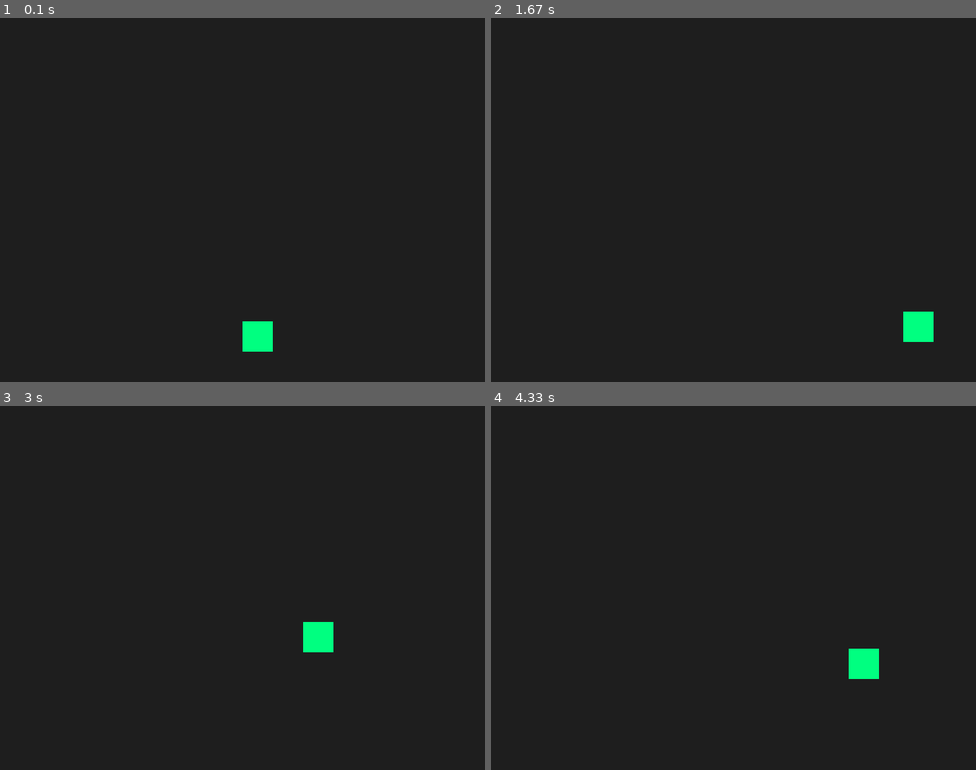
Above: before the commit, frames 1-4 (two rows, left to right).
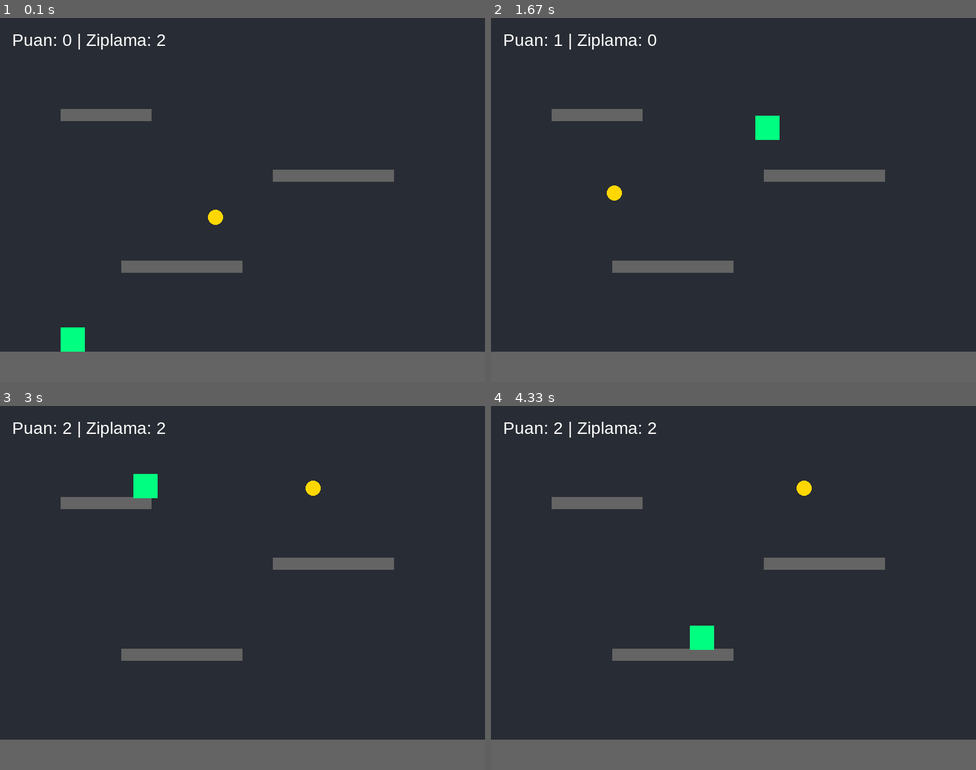
Above: after the commit, the same moments.

Repository: ikranarin/pygame_mini_game
Game: pygame game, started from PycharmProjects/Games/deneme1.py
Same seed, same stepped clock (60 frames per second), same inputs: the game is played once before the commit and once after it.
Inputs:
- Up to frame 1 (0.1 s): no input
- Up to frame 2 (1.67 s): tap Space at 0.33, 0.73, 1.03, 1.23, 1.53 s; hold Right 0.67-1.13 s; hold Right 1.17-1.63 s
- Up to frame 3 (3 s): hold Left 1.67-2.2 s; tap Space at 1.73, 2.03, 2.3, 2.6, 2.73 s; hold Left 2.23-2.63 s; hold Right from 2.67 s (still down)
- Up to frame 4 (4.33 s): tap Space at 3.03, 3.4, 3.7, 3.9, 4.2 s; release Right at 3.3 s; hold Left 3.33-3.8 s; hold Right 3.83-4.3 s

The runs differ from the first frame. In frame 1, 12% of the frame differs, in the area x 0-100%, y 4-100%; in frame 2, 12%; in frame 3, 12%; in frame 4, 12%.

Commit message:
feat: added double jumping and platforms

Diff:
--- a/PycharmProjects/Games/deneme1.py
+++ b/PycharmProjects/Games/deneme1.py
@@ -1,46 +1,87 @@
 import pygame
+import random
 
 pygame.init()
 ekran = pygame.display.set_mode((800, 600))
 saat = pygame.time.Clock()
+font = pygame.font.SysFont("Arial", 28)
 
-# Karakter ve Fizik Değişkenleri
-x, y = 400, 500  # Başlangıç konumu (Yerde)
-hiz_x = 5
-hiz_y = 0  # Dikey hız (başlangıçta 0)
-yercekimi = 0.8  # Her karede bizi aşağı çeken kuvvet
-ziplama_gucu = -16  # Yukarı doğru verilen ilk itme (Y ekseni yukarı (-) yönlüdür)
-yerde_mi = True
+# --- DEĞİŞKENLER ---
+x, y = 100, 500
+hiz_x, hiz_y = 6, 0
+yercekimi = 0.8
+ziplama_gucu = -14
+
+# ÇİFT ZIPLAMA İÇİN
+ziplama_hakki = 2
+tus_basili = False  # Sürekli zıplamayı önlemek için
+
+# PLATFORMLAR (Liste olarak tutuyoruz)
+# [x, y, genislik, yukseklik]
+platformlar = [
+    pygame.Rect(0, 550, 800, 50),  # Yer
+    pygame.Rect(200, 400, 200, 20),  # Havada 1
+    pygame.Rect(450, 250, 200, 20),  # Havada 2
+    pygame.Rect(100, 150, 150, 20)  # Havada 3
+]
+
+# ALTIN
+altin_rect = pygame.Rect(random.randint(100, 700), random.randint(100, 400), 25, 25)
+puan = 0
 
 calisiyor = True
 while calisiyor:
     for olay in pygame.event.get():
-        if olay.type == pygame.QUIT:
-            calisiyor = False
+        if olay.type == pygame.QUIT: calisiyor = False
 
-    # Girdi Kontrolü
+    # --- KONTROLLER ---
     tuslar = pygame.key.get_pressed()
     if tuslar[pygame.K_LEFT]: x -= hiz_x
     if tuslar[pygame.K_RIGHT]: x += hiz_x
 
-    # Zıplama Tuşu (Sadece yerdeyken zıplayabilir)
-    if tuslar[pygame.K_SPACE] and yerde_mi:
-        hiz_y = ziplama_gucu
-        yerde_mi = False
+    # Çift Zıplama Mantığı
+    if tuslar[pygame.K_SPACE]:
+        if not tus_basili and ziplama_hakki > 0:
+            hiz_y = ziplama_gucu
+            ziplama_hakki -= 1
+            tus_basili = True
+    else:
+        tus_basili = False
 
-    # --- FİZİK HESAPLAMALARI ---
-    hiz_y += yercekimi  # Yerçekimi hızı her an artırır (aşağı çeker)
-    y += hiz_y  # Karakterin konumu hıza göre değişir
+    # --- FİZİK ---
+    hiz_y += yercekimi
+    y += hiz_y
 
-    # Yer Kontrolü (Ekranın altına çarpma)
-    if y >= 500:
-        y = 500
-        hiz_y = 0
-        yerde_mi = True
+    karakter_rect = pygame.Rect(x, y, 40, 40)
 
-    # Çizim
-    ekran.fill((30, 30, 30))
-    pygame.draw.rect(ekran, (0, 255, 128), (x, y, 50, 50))
+    # Platform Çarpışması
+    yerde_mi = False
+    for p in platformlar:
+        if karakter_rect.colliderect(p):
+            # Sadece yukarıdan düşerken platformun üstünde durmalı
+            if hiz_y > 0:
+                y = p.top - 40
+                hiz_y = 0
+                ziplama_hakki = 2  # Platforma değince zıplama hakkı yenilenir
+                yerde_mi = True
+
+    # Altın Toplama
+    if karakter_rect.colliderect(altin_rect):
+        puan += 1
+        altin_rect.x = random.randint(100, 700)
+        altin_rect.y = random.randint(100, 400)
+
+    # --- ÇİZİM ---
+    ekran.fill((40, 44, 52))  # Modern koyu tema
+
+    for p in platformlar:
+        pygame.draw.rect(ekran, (100, 100, 100), p)  # Platformlar gri
+
+    pygame.draw.rect(ekran, (0, 255, 128), karakter_rect)  # Karakter yeşil
+    pygame.draw.ellipse(ekran, (255, 215, 0), altin_rect)  # Altın sarı
+
+    puan_yazisi = font.render(f"Puan: {puan} | Ziplama: {ziplama_hakki}", True, (255, 255, 255))
+    ekran.blit(puan_yazisi, (20, 20))
 
     pygame.display.flip()
     saat.tick(60)
